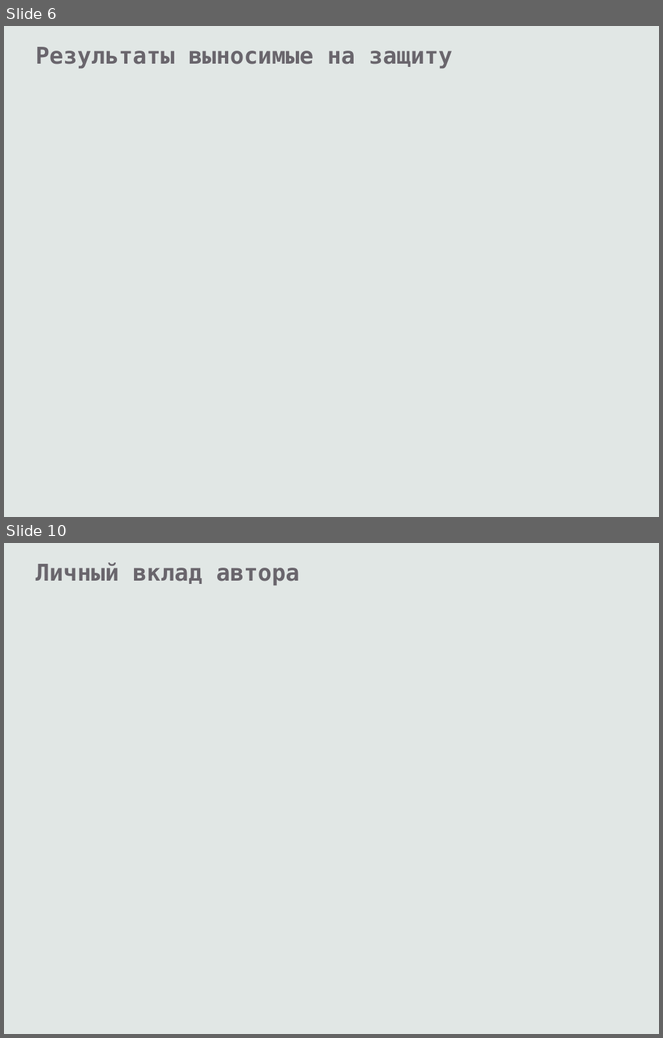
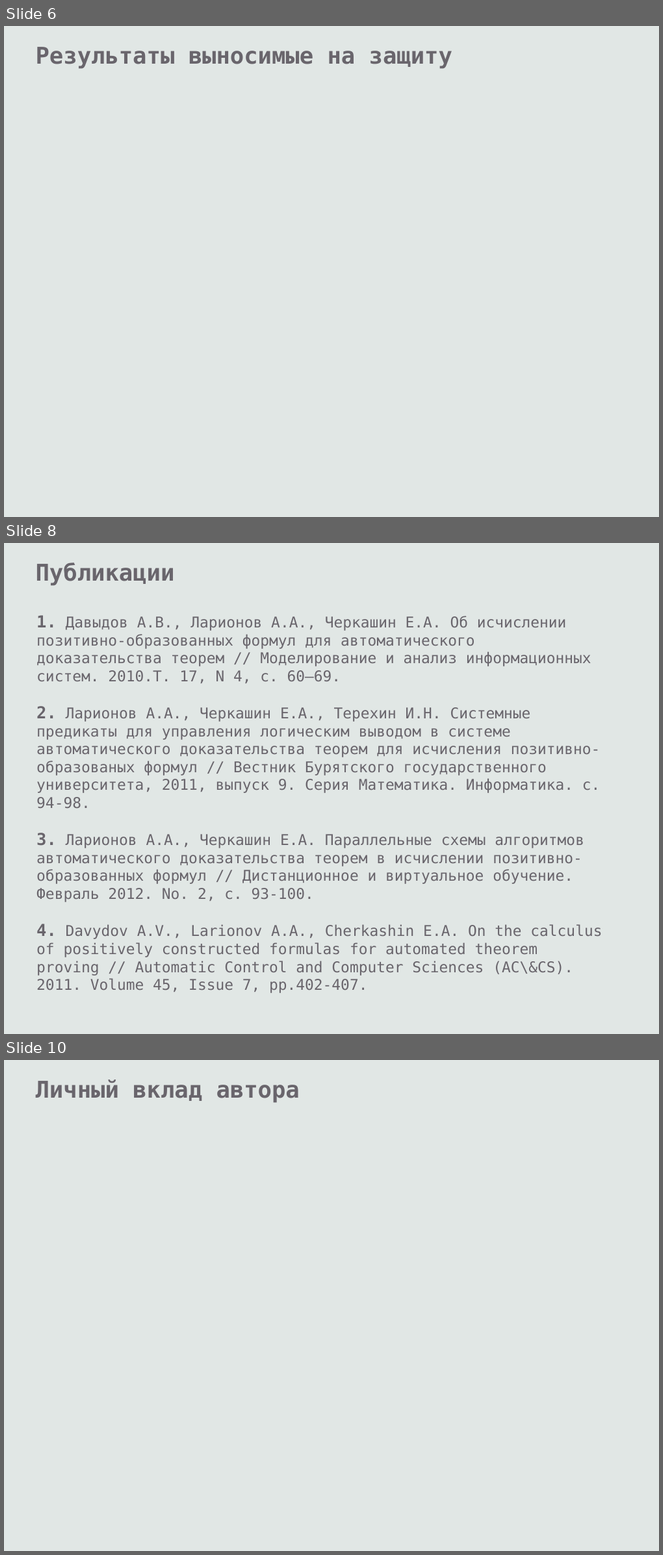
Before and after one commit to eugeneai/prisnif, a slide deck: brick/pres/pacman.odp. Shown one above the other, each under a label of ours: slides 6 and 10 before the commit, slides 6, 8 and 10 after it; the slides between them are not shown. The pictures are 663x1038 and 663x1555 pixels, drawn with LibreOffice and Linux fonts; fonts in the diff are those of the drawing. Boxes give left, top, right and bottom in pixels: in the first picture for what was removed or moved away, otherwise in the second. Text is boxed around its words. In the diff, an @@ line names an element or a change of style, - is before the commit and + after.

```diff
--- a/brick/pres/pacman.odp
+++ b/brick/pres/pacman.odp
@@ slide 8 added at (4,543,659,1034), background #E1E7E5 @@
@@ text added at (36,563,175,585), 28 pt, text #69656C, bold @@
+Публикации
@@ text added at (36,615,602,993), 18 pt, text #69656C @@
+1. Давыдов А.В., Ларионов А.А., Черкашин Е.А. Об исчислении
+позитивно-образованных формул для автоматического доказательства теорем // Моделирование и анализ информационных систем. 2010.T. 17, N 4, с. 60—69.
+2. Ларионов А.А., Черкашин Е.А., Терехин И.Н. Системные предикаты для управления логическим выводом в системе автоматического доказательства теорем для исчисления позитивно-образованых формул // Вестник Бурятского государственного университета, 2011, выпуск 9. Серия Математика. Информатика. с. 94-98.
+3. Ларионов А.А., Черкашин Е.А. Параллельные схемы алгоритмов
+автоматического доказательства теорем в исчислении позитивно-образованных формул // Дистанционное и виртуальное обучение. Февраль 2012. No. 2, с. 93-100.
+4. Davydov A.V., Larionov A.A., Cherkashin E.A. On the calculus of positively constructed formulas for automated theorem proving // Automatic Control and Computer Sciences (AC\&CS). 2011. Volume 45, Issue 7, pp.402-407.
```
Also in this commit, not shown: 1 slide changed, 4 other slides added, 5 slides removed, 2 other files.
